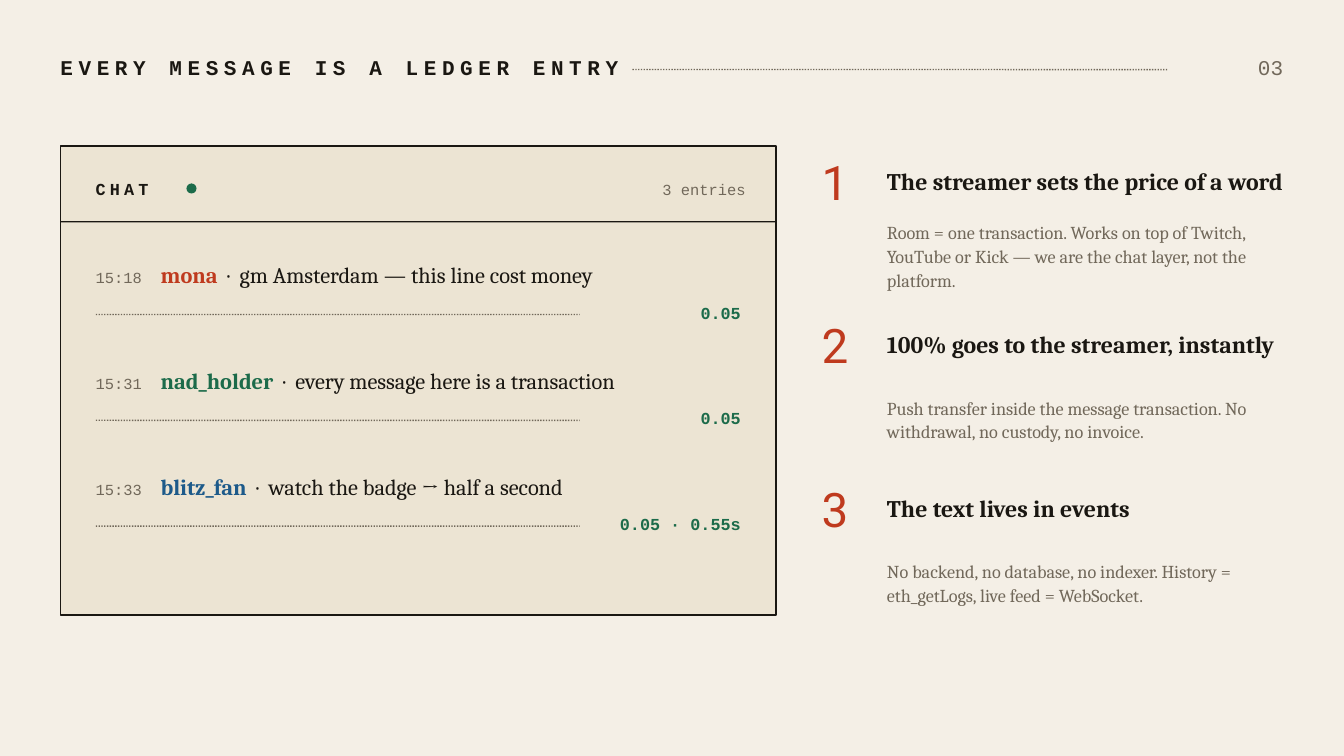
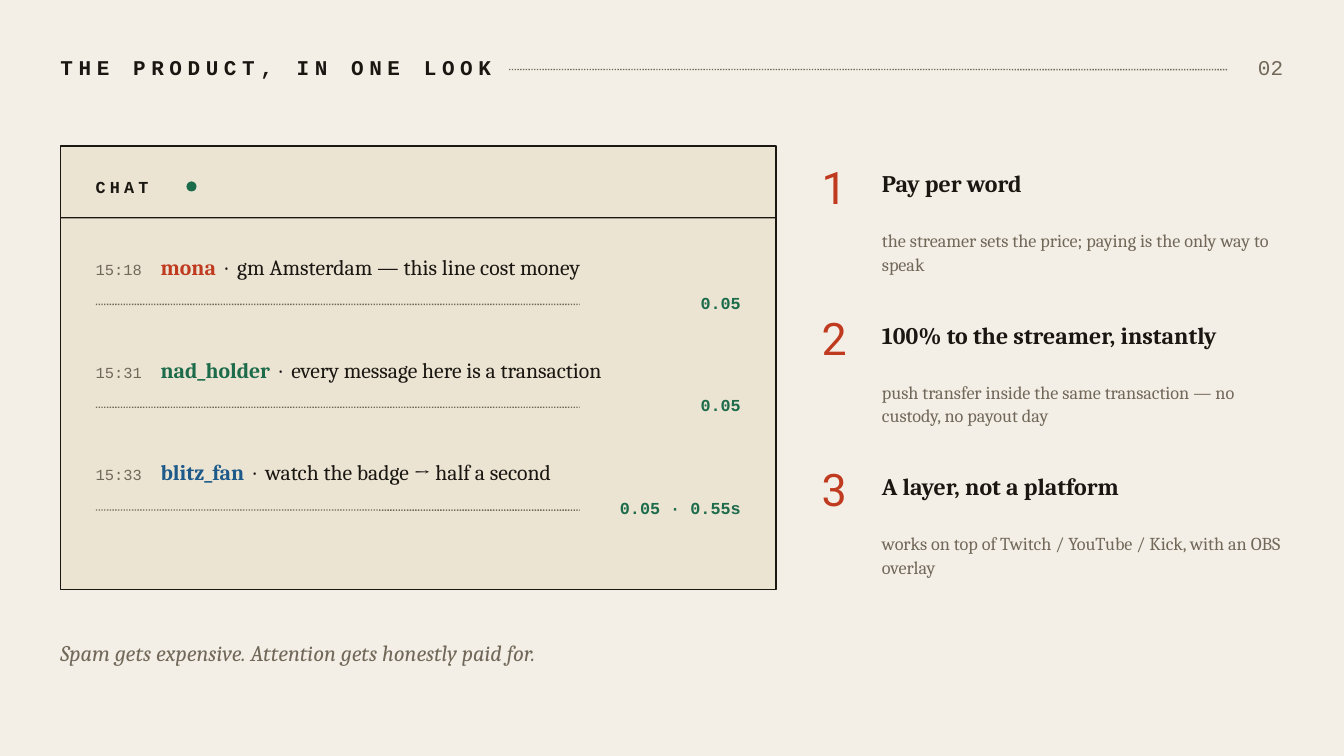
Before and after one commit to Nikita-sud/MonadChat, a slide deck: slide 2 of MonadChat-pitch.pptx (slide 3 before the commit). Drawn at 1344x756 pixels with LibreOffice and Linux fonts; fonts in the diff are those of the drawing. Boxes give left, top, right and bottom in pixels: in the first picture for what was removed or moved away, otherwise in the second. Text is boxed around its words. In the diff, an @@ line names an element or a change of style, - is before the commit and + after.

```diff
--- a/MonadChat-pitch.pptx
+++ b/MonadChat-pitch.pptx
@@ text removed at (60,61,618,75) @@
-EVERY MESSAGE IS A LEDGER ENTRY
@@ text added at (60,61,491,79), 15 pt, text #1A1712, bold @@
+THE PRODUCT, IN ONE LOOK
@@ line moved from (633, 70) - (1168, 70) to (509, 70) - (1228, 70) @@
@@ text at (1258,61,1283,75): text changed @@
-03
+02
@@ rectangle: place and size @@
-rectangle at (60,146,776,615)
+rectangle at (60,146,776,590)
@@ text added at (882,175,1022,198), 17 pt, text #1A1712, bold @@
+Pay per word
@@ text removed at (662,184,746,195) @@
-3 entries
@@ line moved from (60, 222) - (776, 222) to (60, 218) - (776, 218) @@
@@ text at (882,234,1268,275): text changed; size 17 to 13 pt; text colour #1A1712 to #71685A; bold off @@
-The streamer sets the price of a word
+the streamer sets the price; paying is the only way to speak
@@ text removed at (887,226,1246,291) @@
-Room = one transaction. Works on top of Twitch, YouTube or Kick — we are the chat layer, not the platform.
@@ text "15:18 mona · gm Amsterdam ..." at (96,260,580,280): size 16 to 15.5 pt in "mona · gm Amsterdam — this line ..." @@
@@ 3 texts, 1 line: place and size @@
-3 texts, 1 line at (96,267,741,394)
+3 texts, 1 line at (96,260,741,383)
@@ text at (882,327,1217,349): text changed @@
-100% goes to the streamer, instantly
+100% to the streamer, instantly
@@ text "15:31 nad_holder · every message ..." at (96,363,602,383): size 16 to 15.5 pt in "nad_holder · every message here is a ..." @@
@@ text at (882,386,1234,426): text changed @@
-Push transfer inside the message transaction. No withdrawal, no custody, no invoice.
+push transfer inside the same transaction — no custody, no payout day
@@ text "15:33 blitz_fan · watch the ..." at (161,464,551,485): size 16 to 15.5 pt in "blitz_fan · watch the badge → half ..." @@
@@ size 34 to 32 pt in 3 elements at (822,172,847,204), (822,322,847,355), (822,473,847,507) @@
@@ text "3": place and size @@
-text "3" at (822,492,849,528)
+text "3" at (822,473,847,507)
@@ text added at (882,478,1119,500), 17 pt, text #1A1712, bold @@
+A layer, not a platform
@@ text removed at (887,500,1129,517) @@
-The text lives in events
@@ 3 texts, 2 lines: place and size @@
-3 texts, 2 lines at (96,412,741,530)
+3 texts, 2 lines at (96,399,741,514)
@@ text added at (882,537,1281,578), 13 pt, text #71685A @@
+works on top of Twitch / YouTube / Kick, with an OBS overlay
@@ text removed at (887,565,1217,606) @@
-No backend, no database, no indexer. History = eth_getLogs, live feed = WebSocket.
@@ text added at (60,645,535,666), 16 pt, text #71685A, italic @@
+Spam gets expensive. Attention gets honestly paid for.
```
Also in this commit, not shown: 2 other slides changed, 4 slides added, 3 slides removed.
